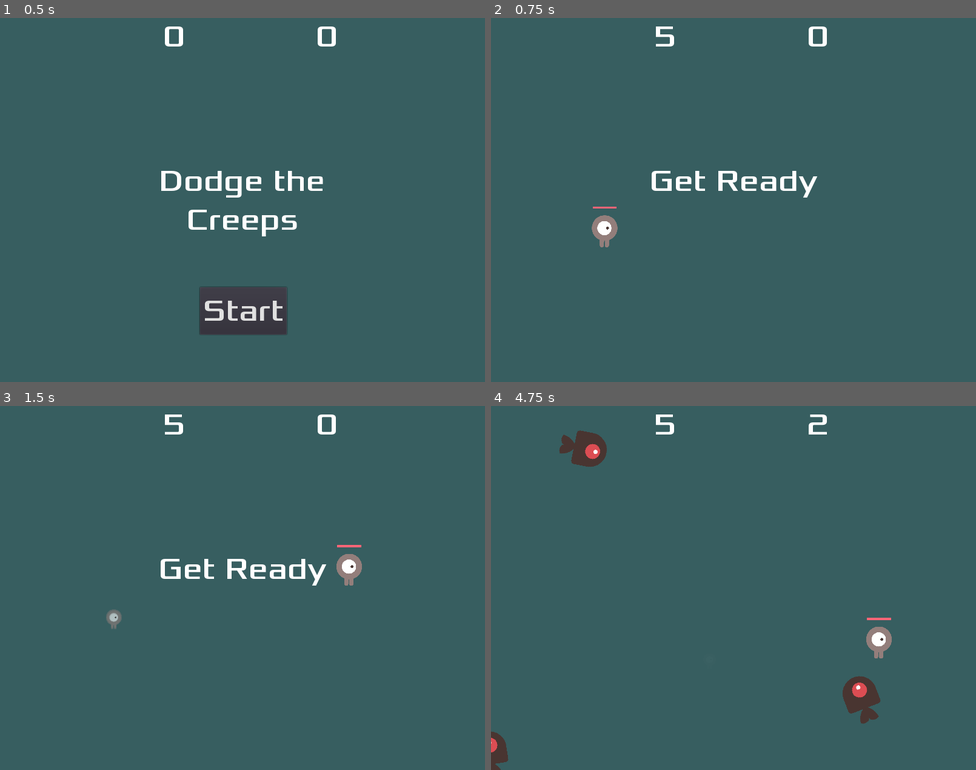
Above: before the commit, frames 1-4 (two rows, left to right).
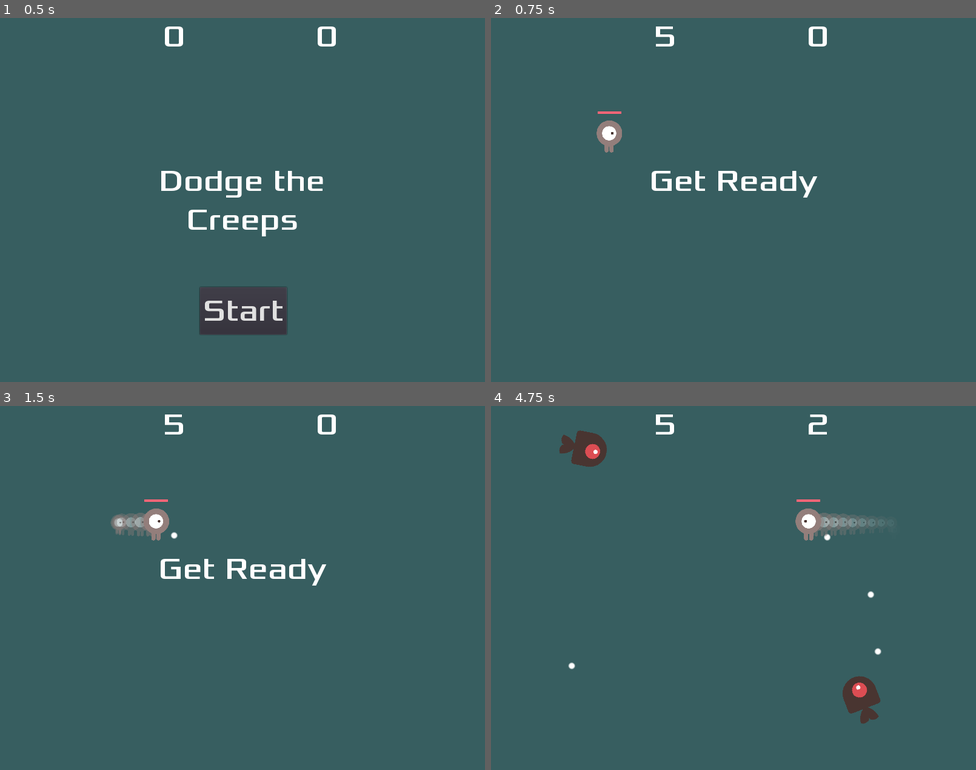
Above: after the commit, the same moments.

Repository: carlosduke/godot_test
Game: Godot game, scene res://Main.tscn
Two runs of this game, one before a commit and one after it. Both use one fixed random seed, a clock stepped at 60 frames per second and the inputs below.
Inputs (mouse positions are in pixels of both pictures, inside the frame that each line leads up to):
- Up to frame 1 (0.5 s): no input
- Up to frame 2 (0.75 s): click "Start" at 0.5 s
- Up to frame 3 (1.5 s): tap Enter (start_game) at 1.25 s; move the mouse to (349, 569) at 1.27 s; press the mouse at (349, 569) at 1.28 s; hold Right (move_right) from 1.28 s (still down)
- Up to frame 4 (4.75 s): move the mouse to (636, 606) at 2.02 s; release Right (move_right) at 2.03 s; release the mouse at (636, 606) at 2.03 s; hold Down (move_down) 2.03-2.78 s; tap Enter (start_game) at 2.1, 4.35 s; click (636, 606) at 2.3 s; move the mouse to (782, 507) at 2.77 s; press the mouse at (782, 507) at 2.78 s; hold Right (move_right) 2.78-3.53 s; move the mouse to (709, 660) at 3.52 s; release the mouse at (709, 660) at 3.53 s; hold Up (move_up) 3.53-4.28 s; click (709, 660) at 3.6 s; move the mouse to (879, 642) at 4.27 s; press the mouse at (879, 642) at 4.28 s; hold Left (move_left) from 4.28 s (still down)

Frame 1 is identical in both runs. In frame 2, 0.7% of the frame differs, in the area x 20-27%, y 25-63%; in frame 3, 1.2%; in frame 4, 1.6%, in the area x 0-83%, y 25-100%.

Commit message:
Atirar

Diff:
--- /dev/null
+++ b/Bullet.gd
@@ -0,0 +1,31 @@
+extends Area2D
+
+
+var velocity
+var screen_size # Size of the game window.
+export(int) var bullet_speed
+
+# Called when the node enters the scene tree for the first time.
+func _ready():
+	screen_size = get_viewport_rect().size
+
+func start(v):
+	velocity = v * bullet_speed
+
+func _process(delta):
+	position += velocity * delta
+	position.x = clamp(position.x, -10, screen_size.x+10)
+	position.y = clamp(position.y, -10, screen_size.y+10)
+# Called every frame. 'delta' is the elapsed time since the previous frame.
+#func _process(delta):
+#	pass
+
+
+func _on_VisibilityNotifier2D_screen_exited():
+	queue_free()
+
+
+func _on_Bullet_body_entered(body):
+	if body is Mob:
+		body.kill()
+		queue_free()
--- /dev/null
+++ b/Bullet.tscn
@@ -0,0 +1,22 @@
+[gd_scene load_steps=4 format=2]
+
+[ext_resource path="res://art/bullet.png" type="Texture" id=1]
+[ext_resource path="res://Bullet.gd" type="Script" id=2]
+
+[sub_resource type="CircleShape2D" id=1]
+radius = 7.0
+
+[node name="Bullet" type="Area2D"]
+script = ExtResource( 2 )
+bullet_speed = 600
+
+[node name="CollisionShape2D" type="CollisionShape2D" parent="."]
+shape = SubResource( 1 )
+
+[node name="Sprite" type="Sprite" parent="."]
+texture = ExtResource( 1 )
+
+[node name="VisibilityNotifier2D" type="VisibilityNotifier2D" parent="."]
+
+[connection signal="body_entered" from="." to="." method="_on_Bullet_body_entered"]
+[connection signal="screen_exited" from="VisibilityNotifier2D" to="." method="_on_VisibilityNotifier2D_screen_exited"]
--- a/Main.gd
+++ b/Main.gd
@@ -1,4 +1,6 @@
 extends Node
+
+signal shoot
 
 export(PackedScene) var mob_scene
 var score
@@ -31,7 +33,7 @@
 
 
 func new_game():
-	Input.mouse_mode = Input.MOUSE_MODE_HIDDEN
+	#Input.mouse_mode = Input.MOUSE_MODE_HIDDEN
 	get_tree().call_group("mobs", "queue_free")
 	score = 0
 	$Player.start($StartPosition.position)
@@ -74,3 +76,7 @@
 func _on_StartTimer_timeout():
 	$MobTimer.start()
 	$ScoreTimer.start()
+
+
+func _on_Main_shoot():
+	print('rola')
--- a/Main.tscn
+++ b/Main.tscn
@@ -36,7 +36,7 @@
 one_shot = true
 
 [node name="StartPosition" type="Position2D" parent="."]
-position = Vector2( 240, 450 )
+position = Vector2( 250, 250 )
 
 [node name="MobPath" type="Path2D" parent="."]
 curve = SubResource( 1 )
@@ -51,6 +51,7 @@
 [node name="DeathSound" type="AudioStreamPlayer" parent="."]
 stream = ExtResource( 6 )
 
+[connection signal="shoot" from="." to="." method="_on_Main_shoot"]
 [connection signal="hit" from="Player" to="." method="handle_hit"]
 [connection signal="timeout" from="MobTimer" to="." method="_on_MobTimer_timeout"]
 [connection signal="timeout" from="ScoreTimer" to="." method="_on_ScoreTimer_timeout"]
--- a/Mob.gd
+++ b/Mob.gd
@@ -1,3 +1,4 @@
+class_name Mob
 extends RigidBody2D
 
 func _ready():
@@ -12,3 +13,6 @@
 
 func rola():
 	queue_free()
+
+func kill():
+	queue_free()
--- a/Player.gd
+++ b/Player.gd
@@ -2,27 +2,60 @@
 
 signal hit
 
+export(PackedScene) var bullet_scene
 export var speed = 400 # How fast the player will move (pixels/sec).
 var screen_size # Size of the game window.
+var mouse_pos
+var started = false
 
 func _ready():
 	screen_size = get_viewport_rect().size
+	print('started')
 	hide()
 
 func _input(event):
 	if event is InputEventMouseMotion:
-		position = event.position
+		mouse_pos = event.position
+	if event is InputEventMouseButton and event.is_pressed():
+		var direction = (mouse_pos - position).normalized()
+		shoot(direction)
+	#pass
+
+
+func shoot(tmp):
+	if not started: return
+	if not $shoot_time.is_stopped():
+		return
+
+	$shoot_time.start()
+	var bullet = bullet_scene.instance()
+	#bullet.start(get_position())
+	#bullet.position = Vector2(0, 0)
+	bullet.global_position = $shoot_start.global_position
+	bullet.set_as_toplevel(true)
+	var velocity = global_position.direction_to(mouse_pos)
+	bullet.start(velocity)
+	add_child(bullet)
+
+#	print('rola')
 
 func _process(delta):
 	var velocity = Vector2.ZERO # The player's movement vector.
-#	if Input.is_action_pressed("move_right"):
-#		velocity.x += 1
-#	if Input.is_action_pressed("move_left"):
-#		velocity.x -= 1
-#	if Input.is_action_pressed("move_down"):
-#		velocity.y += 1
-#	if Input.is_action_pressed("move_up"):
-#		velocity.y -= 1
+	if Input.is_action_pressed("move_right"):
+		velocity.x += 1
+	if Input.is_action_pressed("move_left"):
+		velocity.x -= 1
+	if Input.is_action_pressed("move_down"):
+		velocity.y += 1
+	if Input.is_action_pressed("move_up"):
+		velocity.y -= 1
+
+	if Input.is_action_pressed("ui_accept"):
+		#shoot(1)
+		pass
+
+	if Input.is_action_pressed("mouse_left"):
+		shoot(1)
 
 	if velocity.length() > 0:
 		velocity = velocity.normalized() * speed
@@ -30,6 +63,7 @@
 	else:
 		$AnimatedSprite.stop()
 
+	#print(position)
 	position += velocity * delta
 	position.x = clamp(position.x, 0, screen_size.x)
 	position.y = clamp(position.y, 0, screen_size.y)
@@ -47,12 +81,16 @@
 	position = pos
 	show()
 	$CollisionShape2D.disabled = false
+	started = true
+
 
 
 func _on_Player_body_entered(_body):
-	_body.rola()
+	#_body.rola()
 	emit_signal("hit")
 	$LifeHud.points[1][0] = $LifeHud.points[1][0] - 10
+	_body.kill()
 
 func destroy():
 	hide()
+	started = false
--- a/Player.tscn
+++ b/Player.tscn
@@ -1,10 +1,11 @@
-[gd_scene load_steps=13 format=2]
+[gd_scene load_steps=14 format=2]
 
 [ext_resource path="res://Player.gd" type="Script" id=1]
 [ext_resource path="res://art/playerGrey_walk1.png" type="Texture" id=2]
 [ext_resource path="res://art/playerGrey_walk2.png" type="Texture" id=3]
 [ext_resource path="res://art/playerGrey_up1.png" type="Texture" id=4]
 [ext_resource path="res://art/playerGrey_up2.png" type="Texture" id=5]
+[ext_resource path="res://Bullet.tscn" type="PackedScene" id=6]
 
 [sub_resource type="SpriteFrames" id=1]
 animations = [ {
@@ -52,6 +53,7 @@
 __meta__ = {
 "_edit_group_": true
 }
+bullet_scene = ExtResource( 6 )
 
 [node name="AnimatedSprite" type="AnimatedSprite" parent="."]
 scale = Vector2( 0.5, 0.5 )
@@ -75,4 +77,10 @@
 width = 5.0
 default_color = Color( 1, 0.4, 0.470588, 1 )
 
+[node name="shoot_start" type="Position2D" parent="."]
+
+[node name="shoot_time" type="Timer" parent="."]
+wait_time = 0.2
+one_shot = true
+
 [connection signal="body_entered" from="." to="." method="_on_Player_body_entered"]
--- a/project.godot
+++ b/project.godot
@@ -7,6 +7,16 @@
 ;   param=value ; assign values to parameters
 
 config_version=4
+
+_global_script_classes=[ {
+"base": "RigidBody2D",
+"class": "Mob",
+"language": "GDScript",
+"path": "res://Mob.gd"
+} ]
+_global_script_class_icons={
+"Mob": ""
+}
 
 [application]
 
@@ -65,3 +75,8 @@
 "events": [ Object(InputEventKey,"resource_local_to_scene":false,"resource_name":"","device":0,"alt":false,"shift":false,"control":false,"meta":false,"command":false,"pressed":false,"scancode":16777221,"physical_scancode":0,"unicode":0,"echo":false,"script":null)
  ]
 }
+mouse_left={
+"deadzone": 0.5,
+"events": [ Object(InputEventMouseButton,"resource_local_to_scene":false,"resource_name":"","device":0,"alt":false,"shift":false,"control":false,"meta":false,"command":false,"button_mask":0,"position":Vector2( 0, 0 ),"global_position":Vector2( 0, 0 ),"factor":1.0,"button_index":1,"pressed":false,"doubleclick":false,"script":null)
+ ]
+}
Binary file added: art/bullet.png
Not shown, added: art/bullet.png.import
